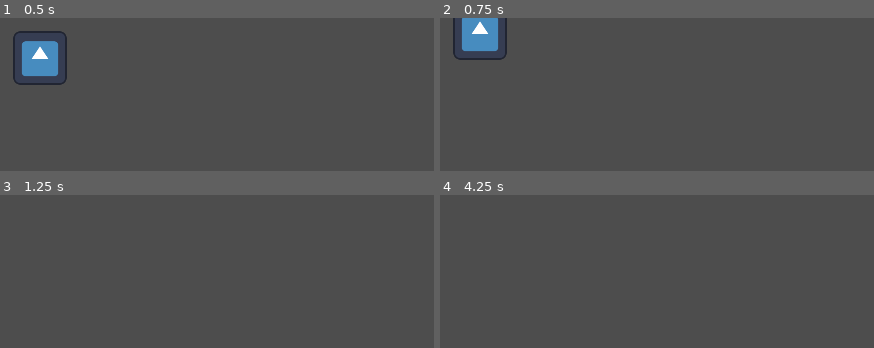
Above: before the commit, frames 1-4 (two rows, left to right).
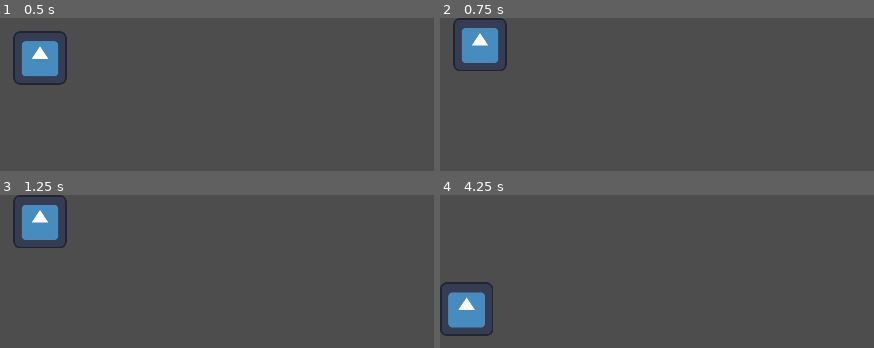
Above: after the commit, the same moments.

Repository: br0kenpixel/gamejam2025
Game: Godot game, scene res://world.tscn
Two runs of this game, one before a commit and one after it. Both use one fixed random seed, a clock stepped at 60 frames per second and the inputs below. The engine's default icon, where the game draws it, is replaced by a stand-in: a white triangle on a blue panel in a dark square.
Inputs:
- Up to frame 1 (0.5 s): no input
- Up to frame 2 (0.75 s): tap Enter at 0.5 s; hold Up (ui_up) from 0.53 s (still down)
- Up to frame 3 (1.25 s): keep holding Up (ui_up)
- Up to frame 4 (4.25 s): tap Space at 2, 3.5 s; release Up (ui_up) at 2.03 s; hold Left (ui_left) 2.03-3.53 s; tap Enter at 2.75 s; hold Down (ui_down) from 3.53 s (still down)

Frame 1 is identical in both runs. In frame 2, 1.8% of the frame differs, in the area x 2-16%, y 0-35%; in frame 3, 2.5%; in frame 4, 2.6%, in the area x 0-13%, y 56-93%.

Commit message:
prevent player position overflow

Diff:
--- a/player.gd
+++ b/player.gd
@@ -19,3 +19,6 @@
 		velocity.y = move_toward(velocity.y, 0, SPEED)
 
 	move_and_slide()
+
+	position.x = clamp(position.x, ($Sprite2D.texture.get_width() / 2), (get_viewport_rect().size.x) - ($Sprite2D.texture.get_width() / 2))
+	position.y = clamp(position.y, ($Sprite2D.texture.get_height() / 2), (get_viewport_rect().size.y) - ($Sprite2D.texture.get_height() / 2))
